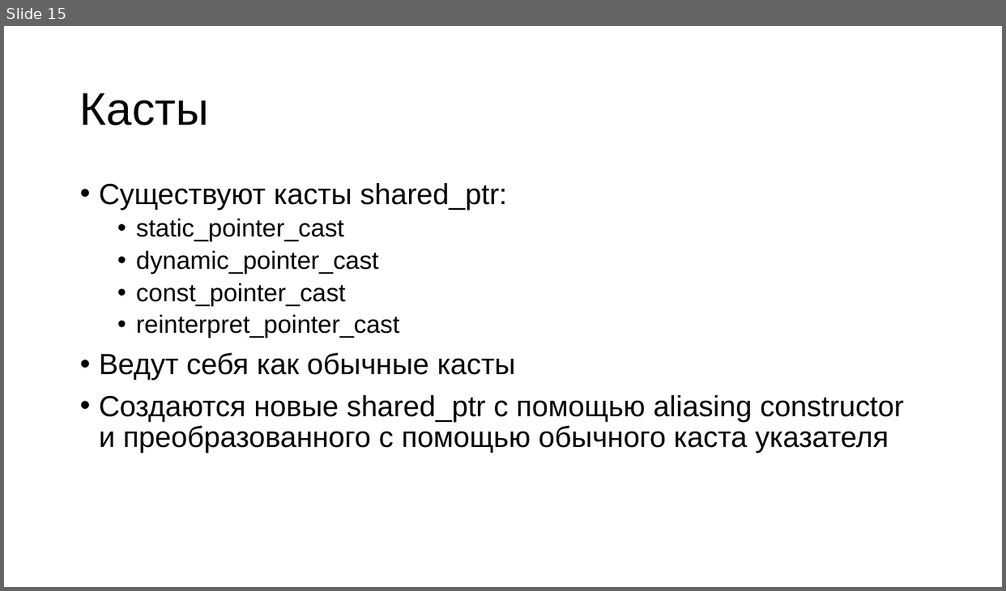
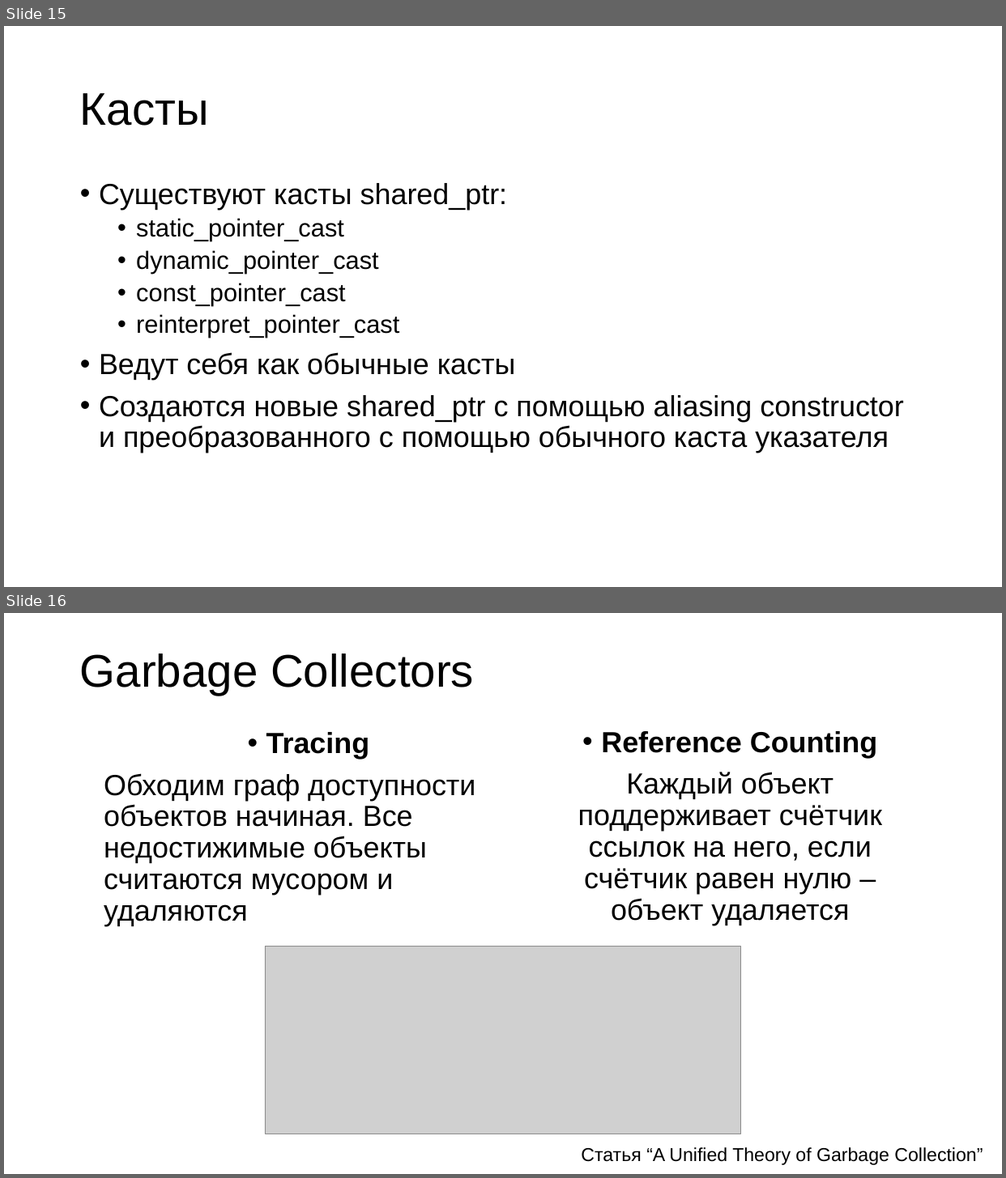
Before and after one commit to kostya2709/C_Plus_Plus_seminars, a slide deck: spring/sem_10_smart_pointers/presentations/sem_10_smart_ptrs.pptx. Shown one above the other, each under a label of ours: slide 15 before the commit, slides 15 and 16 after it. The pictures are 1006x591 and 1006x1178 pixels, drawn with LibreOffice and Linux fonts; fonts in the diff are those of the drawing; grey boxes stand for pictures. Boxes give left, top, right and bottom in pixels: in the first picture for what was removed or moved away, otherwise in the second. Text is boxed around its words. In the diff, an @@ line names an element or a change of style, - is before the commit and + after.

```diff
--- a/spring/sem_10_smart_pointers/presentations/sem_10_smart_ptrs.pptx
+++ b/spring/sem_10_smart_pointers/presentations/sem_10_smart_ptrs.pptx
@@ slide 16 added at (x1=4, y1=613, x2=1002, y2=1174), background #FFFFFF @@
@@ title added at (x1=80, y1=653, x2=474, y2=695), 44 pt, text #000000 @@
+Garbage Collectors
@@ text added at (x1=104, y1=732, x2=475, y2=926), 28 pt, text #000000 @@
+• Tracing
+Обходим граф доступности объектов начиная. Все недостижимые объекты считаются мусором и удаляются
@@ text added at (x1=578, y1=731, x2=882, y2=926), 28 pt, text #000000 @@
+• Reference Counting
+Каждый объект поддерживает счётчик ссылок на него, если счётчик равен нулю – объект удаляется
@@ picture added at (x1=266, y1=947, x2=741, y2=1134) @@
@@ text added at (x1=581, y1=1148, x2=982, y2=1165), 18 pt, text #000000 @@
+Статья “A Unified Theory of Garbage Collection”
```
Also in this commit, not shown: 6 other files.
